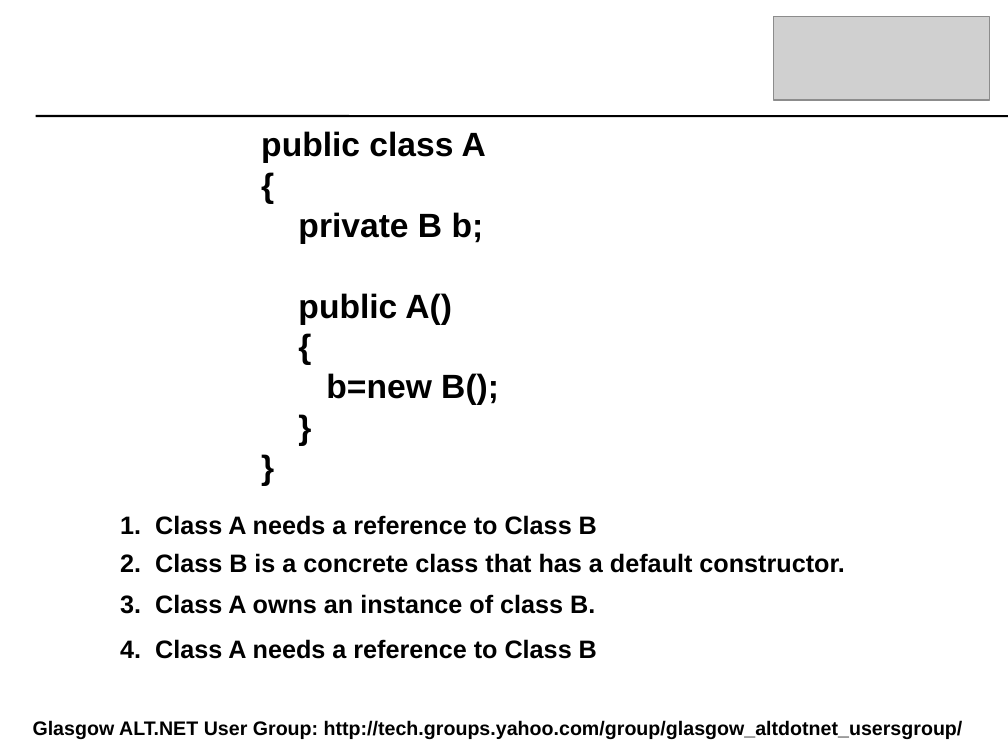
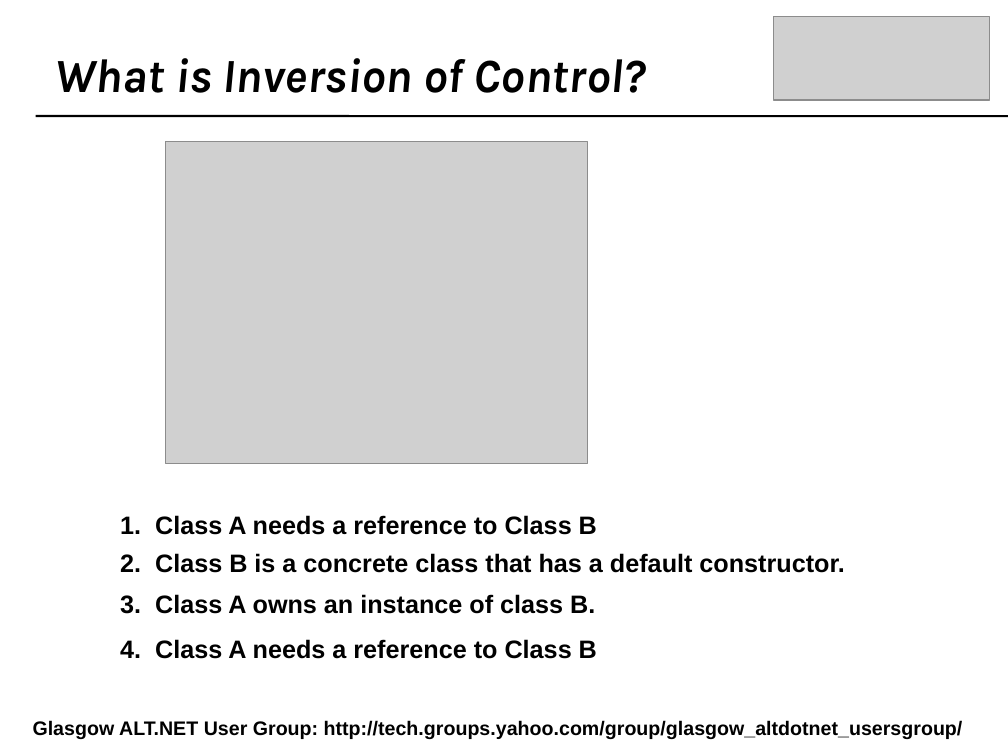
Before and after one commit to craignicol/scotaltdotnet, a slide deck: slide 7 of belfast/IOC-TDD-And Testability.ppt (slide 5 before the commit). Drawn at 1008x756 pixels with LibreOffice and Linux fonts; fonts in the diff are those of the drawing; grey boxes stand for pictures; background and template pictures are left out. Boxes give left, top, right and bottom in pixels: in the first picture for what was removed or moved away, otherwise in the second. Text is boxed around its words. In the diff, an @@ line names an element or a change of style, - is before the commit and + after.

```diff
--- a/belfast/IOC-TDD-And Testability.ppt
+++ b/belfast/IOC-TDD-And Testability.ppt
@@ text added at (x1=54, y1=58, x2=646, y2=93), 34 pt, text #000000, bold, italic @@
+What is Inversion of Control?
@@ picture added at (x1=165, y1=142, x2=588, y2=464) @@
@@ text removed at (x1=261, y1=131, x2=499, y2=405) @@
-public class A
-{
-private B b;
-public A()
-{
-b=new B();
-}
-}
```
Also in this commit, not shown: 19 other slides changed, 28 slides added, 7 slides removed, 1 other file.
